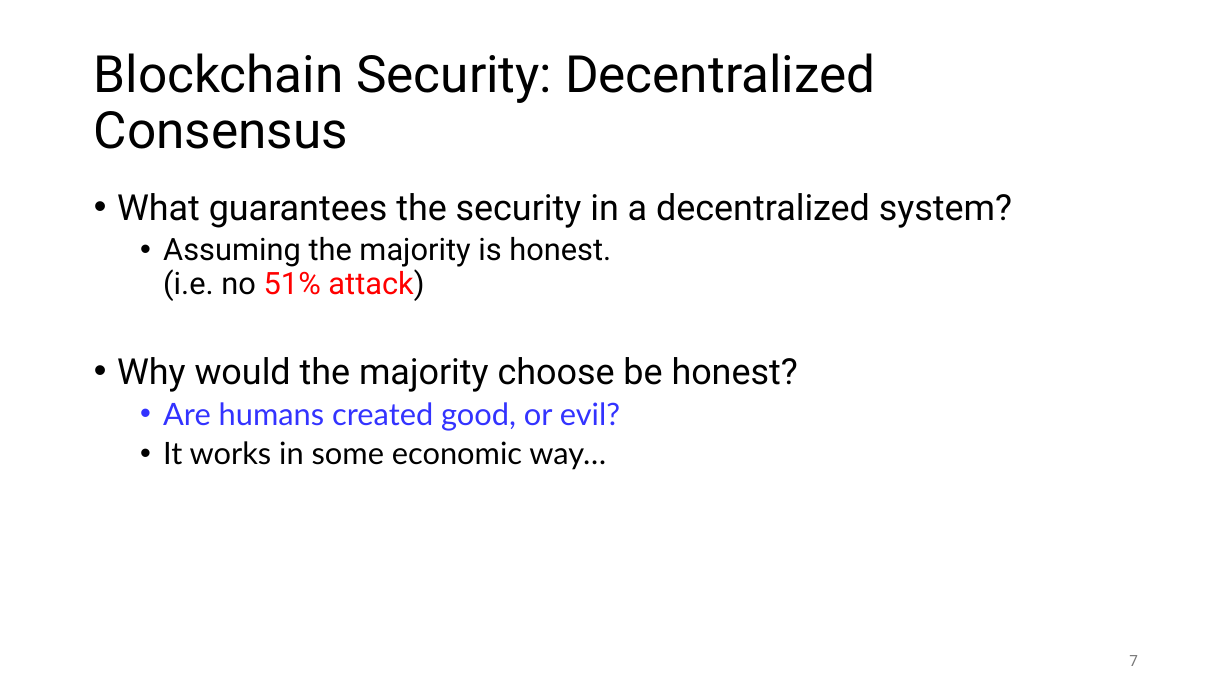
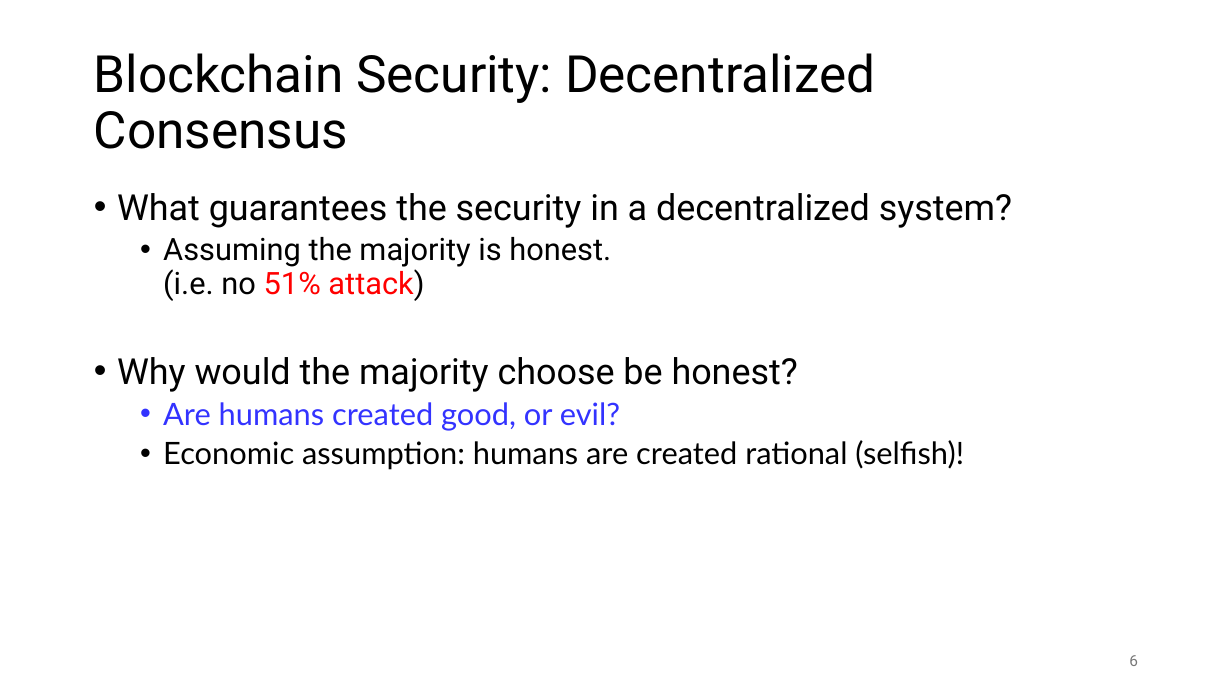
Before and after one commit to wiku30/wiku30.github.io, a slide deck: slide 6 of 2024/VeriPP/VeriPP_informs.pptx (slide 7 before the commit). Drawn at 1232x693 pixels with LibreOffice and Linux fonts; fonts in the diff are those of the drawing. Boxes give left, top, right and bottom in pixels: in the first picture for what was removed or moved away, otherwise in the second. Text is boxed around its words. In the diff, an @@ line names an element or a change of style, - is before the commit and + after.

```diff
--- a/2024/VeriPP/VeriPP_informs.pptx
+++ b/2024/VeriPP/VeriPP_informs.pptx
@@ text at [163,440,964,470]: text changed @@
-  • It works in some economic way…
+  • Economic assumption: humans are created rational (selfish)!
@@ page number at [1129,655,1138,666]: text changed @@
-7
+6
```
Also in this commit, not shown: 4 other slides changed, 5 slides added, 3 slides removed.
